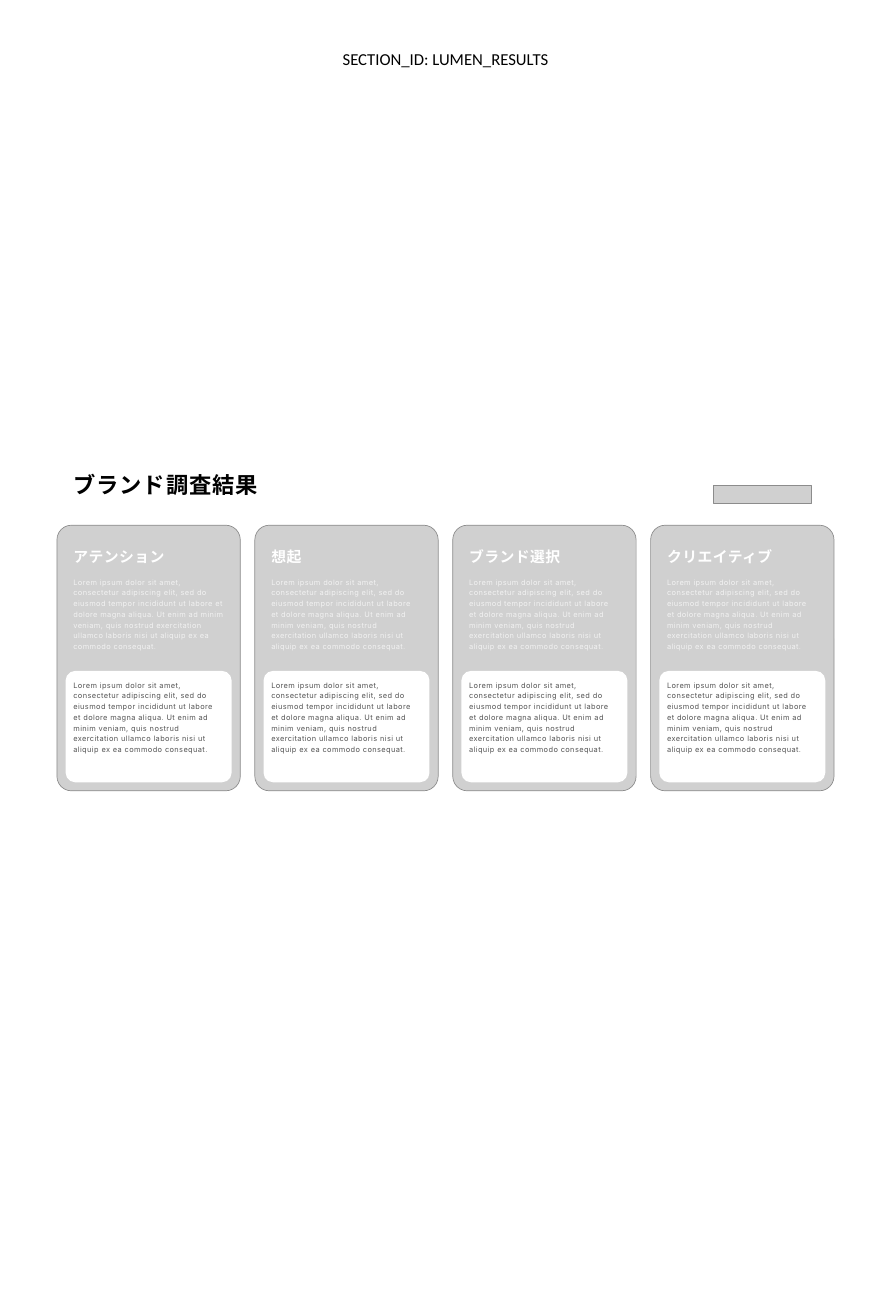
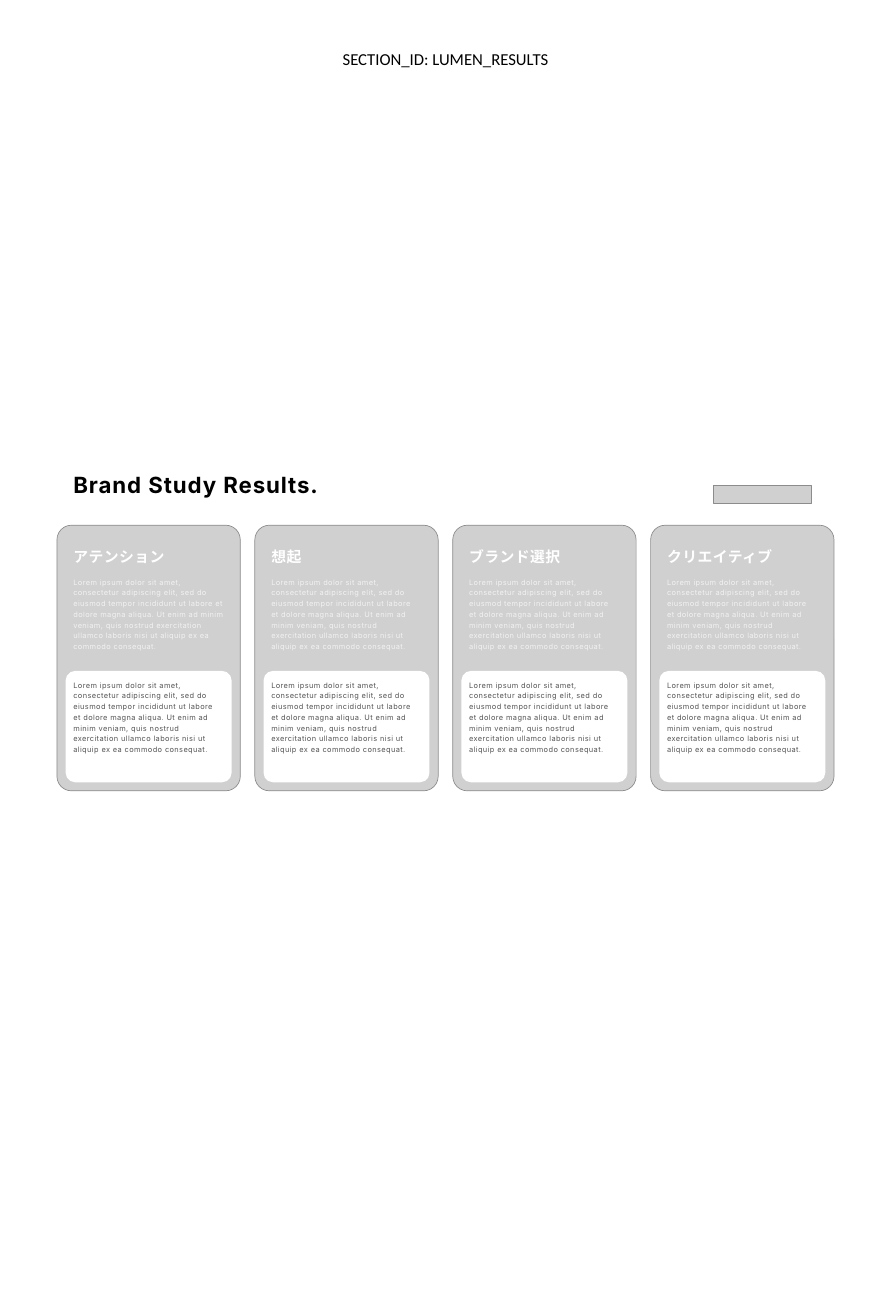
Before and after one commit to Daniel-MOBKOI/pca-automation-api, a slide deck: slide 9 of app/templates/modular_sections_master_ja.pptx. Drawn at 891x1316 pixels with LibreOffice and Linux fonts; fonts in the diff are those of the drawing; grey boxes stand for pictures. Boxes give left, top, right and bottom in pixels: in the first picture for what was removed or moved away, otherwise in the second. Text is boxed around its words. In the diff, an @@ line names an element or a change of style, - is before the commit and + after.

```diff
--- a/app/templates/modular_sections_master_ja.pptx
+++ b/app/templates/modular_sections_master_ja.pptx
@@ text at (73, 476, 318, 498): text changed; font Open Sans to Inter @@
-ブランド調査結果
+Brand Study Results.
```
Also in this commit, not shown: 10 other slides changed, 5 other files.
